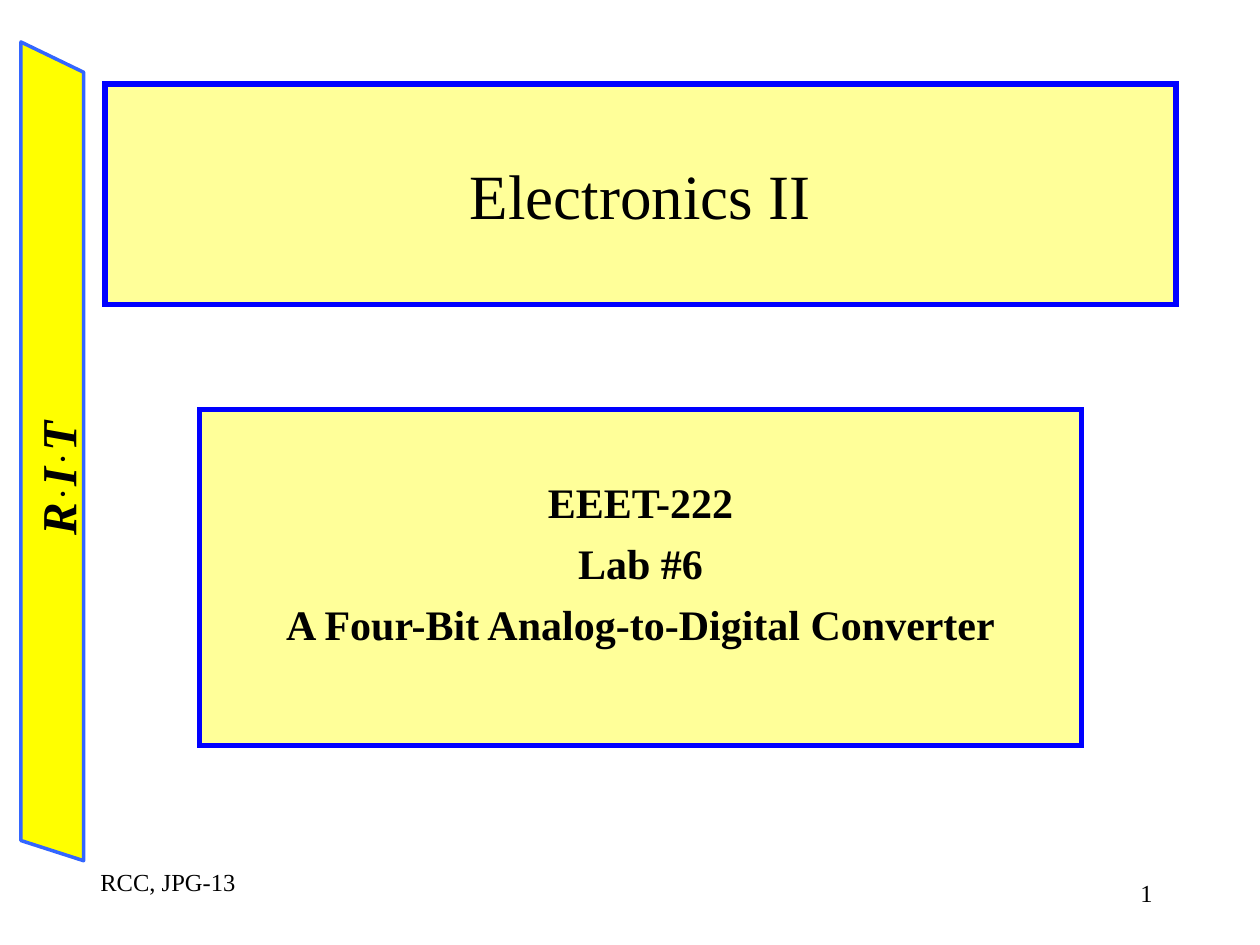
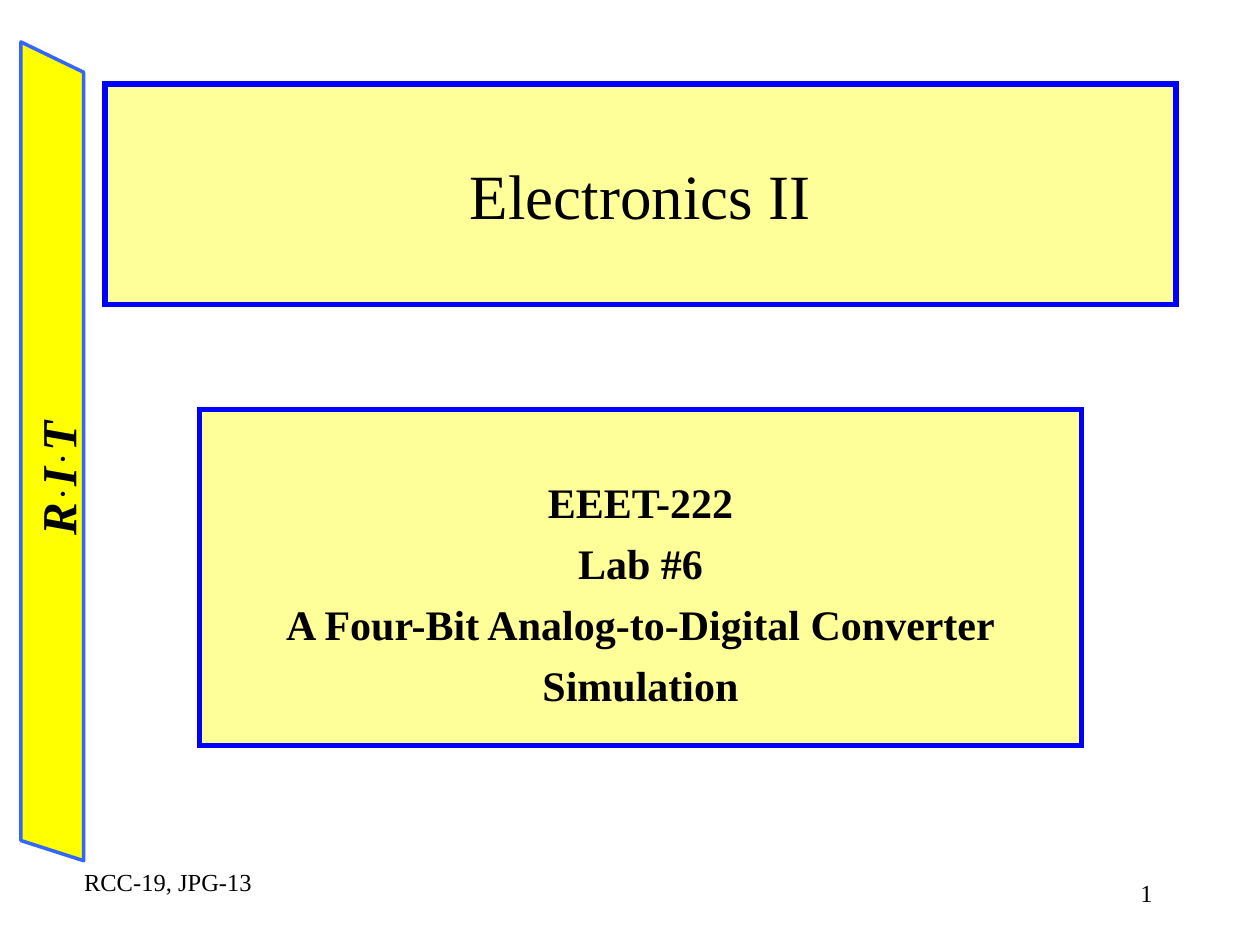
Before and after one commit to blizzardfinnegan/rit2195Notes, a slide deck: slide 1 of EEET-222-03/lab6/lab6.ppt. Drawn at 1260x945 pixels with LibreOffice and Linux fonts; fonts in the diff are those of the drawing. Boxes give left, top, right and bottom in pixels: in the first picture for what was removed or moved away, otherwise in the second. Text is boxed around its words. In the diff, an @@ line names an element or a change of style, - is before the commit and + after.

```diff
--- a/EEET-222-03/lab6/lab6.ppt
+++ b/EEET-222-03/lab6/lab6.ppt
@@ subtitle at <box>542,672,738,702</box>: paragraph added @@
+Simulation
@@ text at <box>84,874,252,895</box>: text changed @@
-RCC, JPG-13
+RCC-19, JPG-13
```
Also in this commit, not shown: 12 other slides changed, 3 slides added, 1 slide removed, 51 other files.
